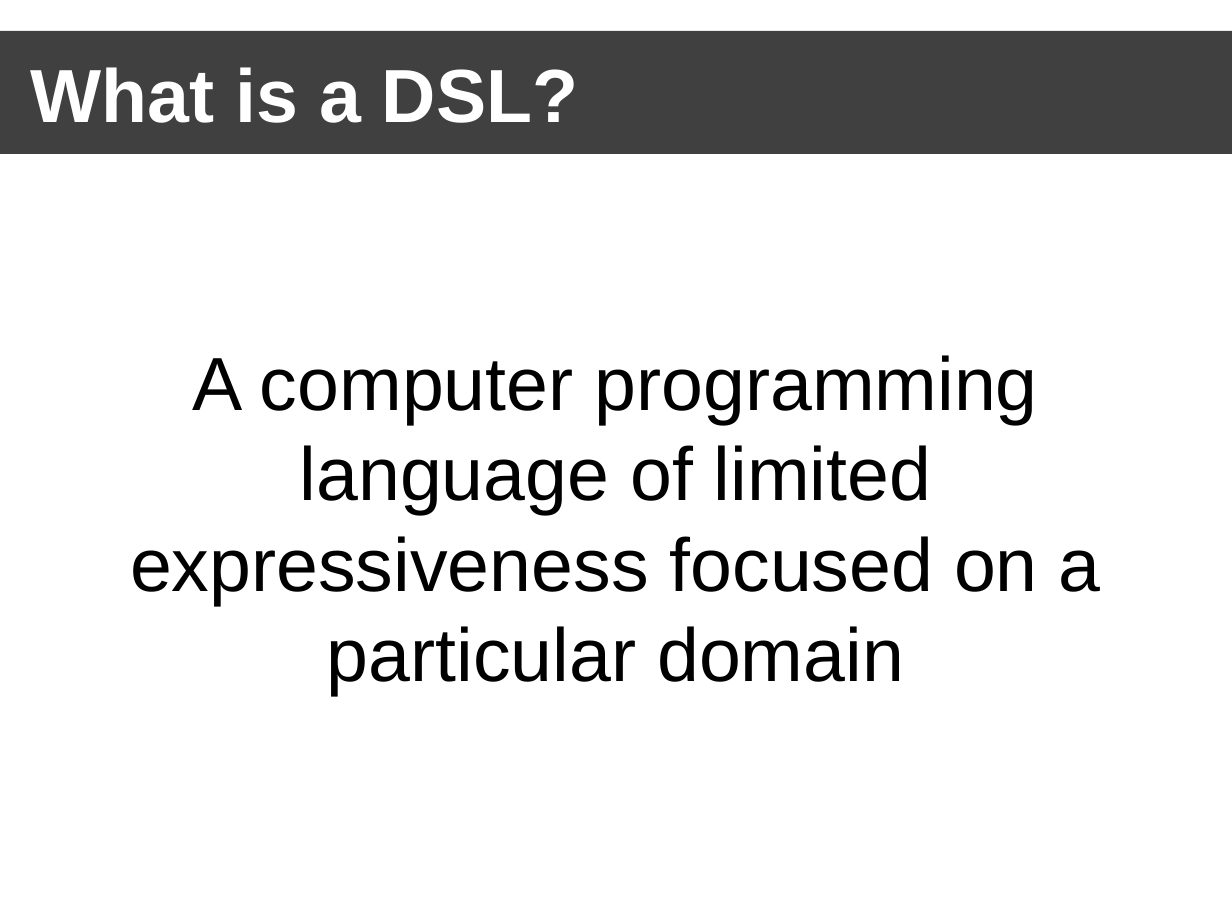
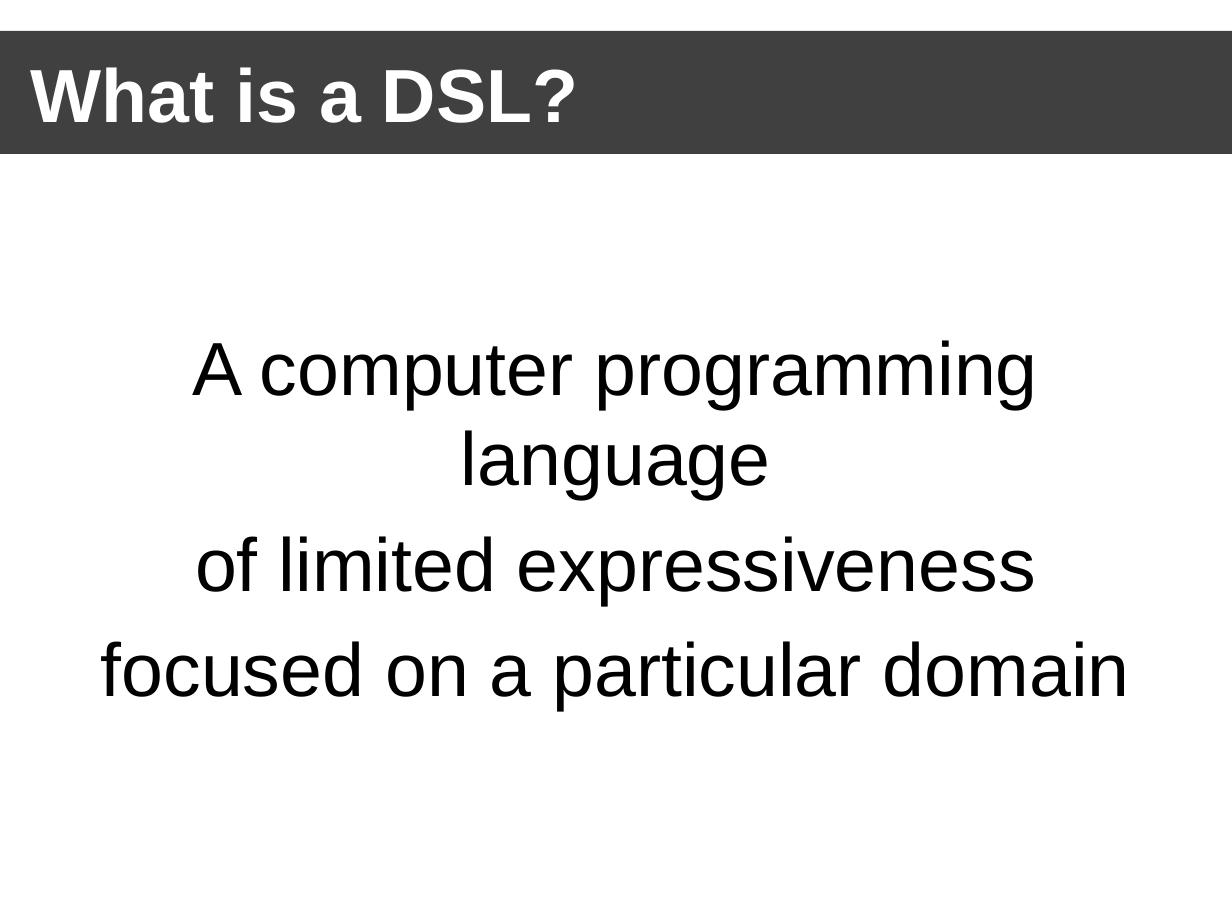
Before and after one commit to jbogard/presentations, a slide deck: slide 2 of BuildingExternalDSLs/Building External DSLs.pptx. Drawn at 1232x924 pixels with LibreOffice and Linux fonts; fonts in the diff are those of the drawing; background and template pictures are left out. Boxes give left, top, right and bottom in pixels: in the first picture for what was removed or moved away, otherwise in the second. Text is boxed around its words. In the diff, an @@ line names an element or a change of style, - is before the commit and + after.

```diff
--- a/BuildingExternalDSLs/Building External DSLs.pptx
+++ b/BuildingExternalDSLs/Building External DSLs.pptx
@@ text at [101, 340, 1130, 710]: text changed @@
-A computer programming language of limited expressiveness focused on a particular domain
+A computer programming language
+of limited expressiveness
+focused on a particular domain
```
Also in this commit, not shown: 3 other slides changed, 2 slides added, 5 slides removed, 39 other files.
